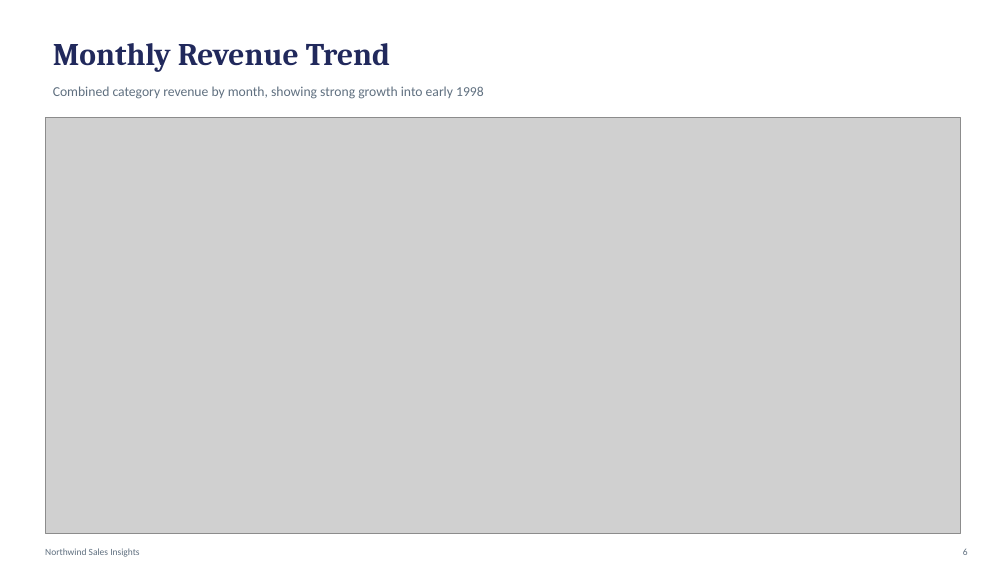
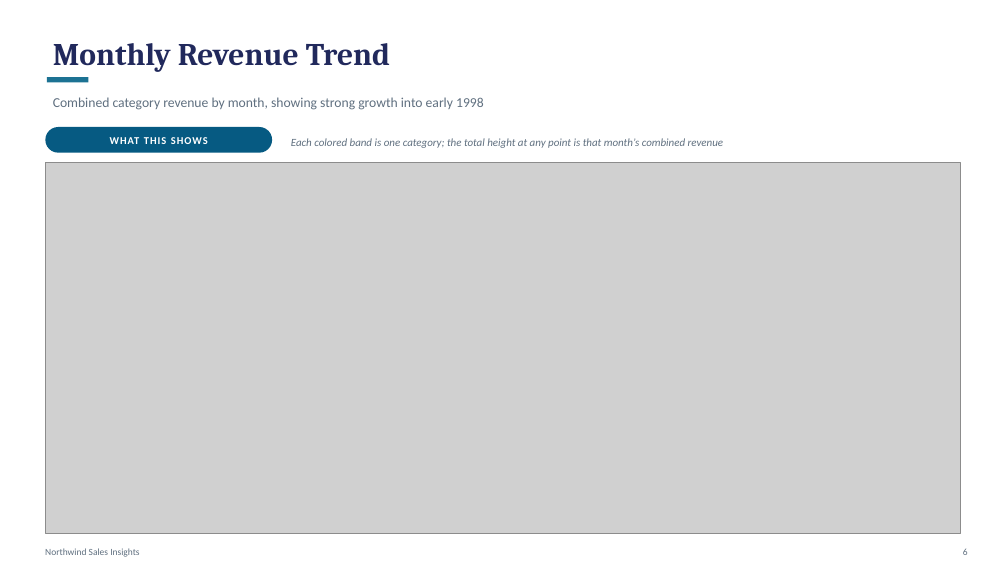
Before and after one commit to Simba90m/dbt_project_mahmoud, a slide deck: slide 6 of models/northwind/docs/Northwind_Sales_Insights.pptx. Drawn at 1008x567 pixels with LibreOffice and Linux fonts; fonts in the diff are those of the drawing; grey boxes stand for pictures. Boxes give left, top, right and bottom in pixels: in the first picture for what was removed or moved away, otherwise in the second. Text is boxed around its words. In the diff, an @@ line names an element or a change of style, - is before the commit and + after.

```diff
--- a/models/northwind/docs/Northwind_Sales_Insights.pptx
+++ b/models/northwind/docs/Northwind_Sales_Insights.pptx
@@ text "Combined category revenue by month, ..." moved from (x1=53, y1=86, x2=484, y2=99) to (x1=53, y1=97, x2=484, y2=110) @@
@@ rectangle added at (x1=47, y1=77, x2=88, y2=82), fill #1C7293 @@
@@ rounded rectangle added at (x1=45, y1=127, x2=272, y2=153), fill #065A82 @@
@@ text added at (x1=110, y1=137, x2=208, y2=144), 10 pt, text #FFFFFF, bold @@
+WHAT THIS SHOWS
@@ text added at (x1=291, y1=138, x2=724, y2=148), 10.5 pt, text #607080, italic @@
+Each colored band is one category; the total height at any point is that month’s combined revenue
@@ picture resized from (x1=45, y1=117, x2=960, y2=533) to (x1=45, y1=163, x2=960, y2=533) @@
```
Also in this commit, not shown: 9 other slides changed, 1 slide added, 1 other file.
